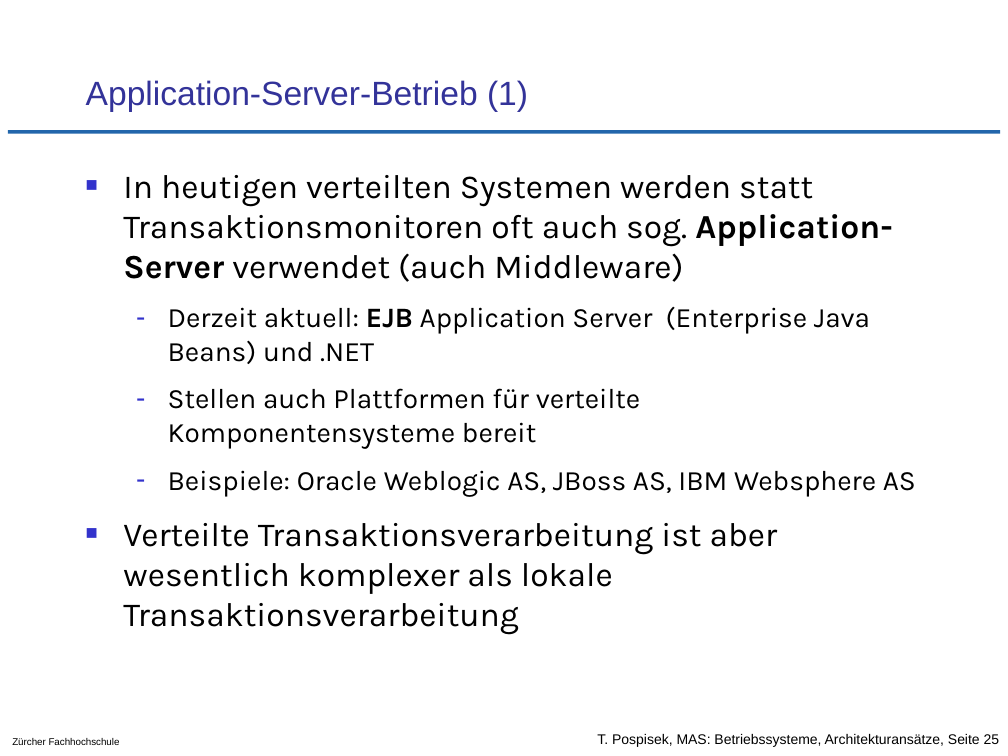
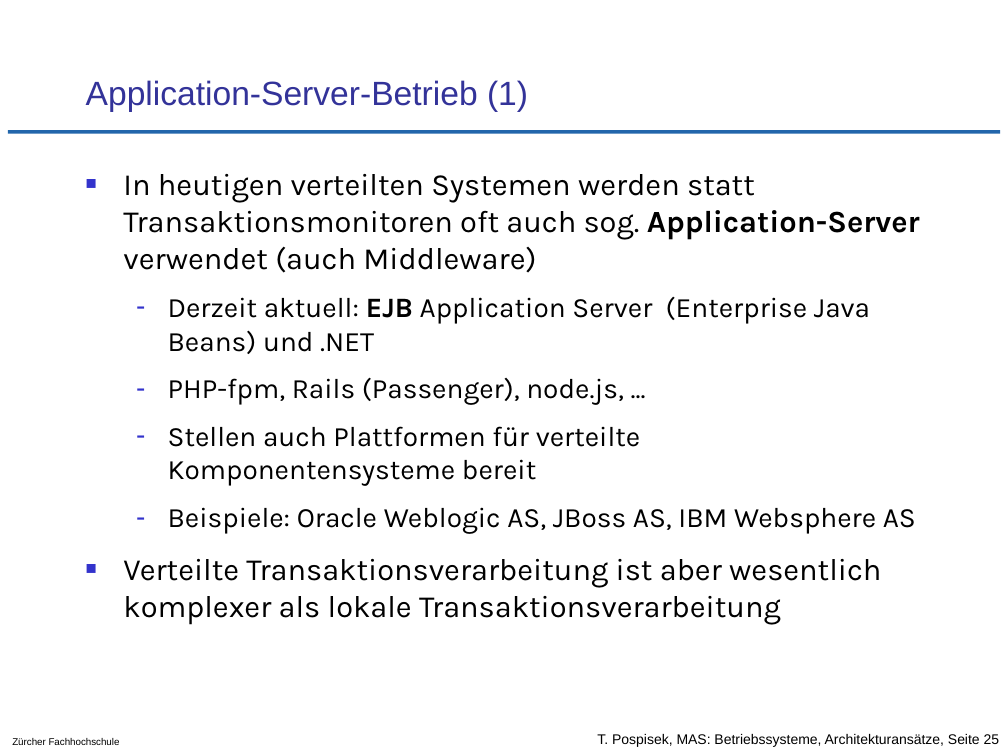
Before and after one commit to tpo/betriebssysteme, a slide deck: slide 25 of 02-2_Architekturansätze.odp. Drawn at 1008x756 pixels with LibreOffice and Linux fonts; fonts in the diff are those of the drawing; background and template pictures are left out. Boxes give left, top, right and bottom in pixels: in the first picture for what was removed or moved away, otherwise in the second. Text is boxed around its words. In the diff, an @@ line names an element or a change of style, - is before the commit and + after.

```diff
--- a/02-2_Architekturansätze.odp
+++ b/02-2_Architekturansätze.odp
@@ text at box(123, 174, 920, 273): text changed; size 24 to 22 pt @@
-■ In heutigen verteilten Systemen werden statt Transaktionsmonitoren oft auch sog. Application- Server verwendet (auch Middleware)
+■ In heutigen verteilten Systemen werden statt Transaktionsmonitoren oft auch sog. Application-Server verwendet (auch Middleware)
@@ text at box(168, 377, 624, 405): paragraph added @@
+  – PHP-fpm, Rails (Passenger), node.js, ...
@@ text at box(123, 559, 881, 625): size 24 to 22 pt in "Verteilte Transaktionsverarbeitung ist aber wesentlich kompl ..." @@
```
Also in this commit, not shown: 4 other slides changed, 15 other files.
